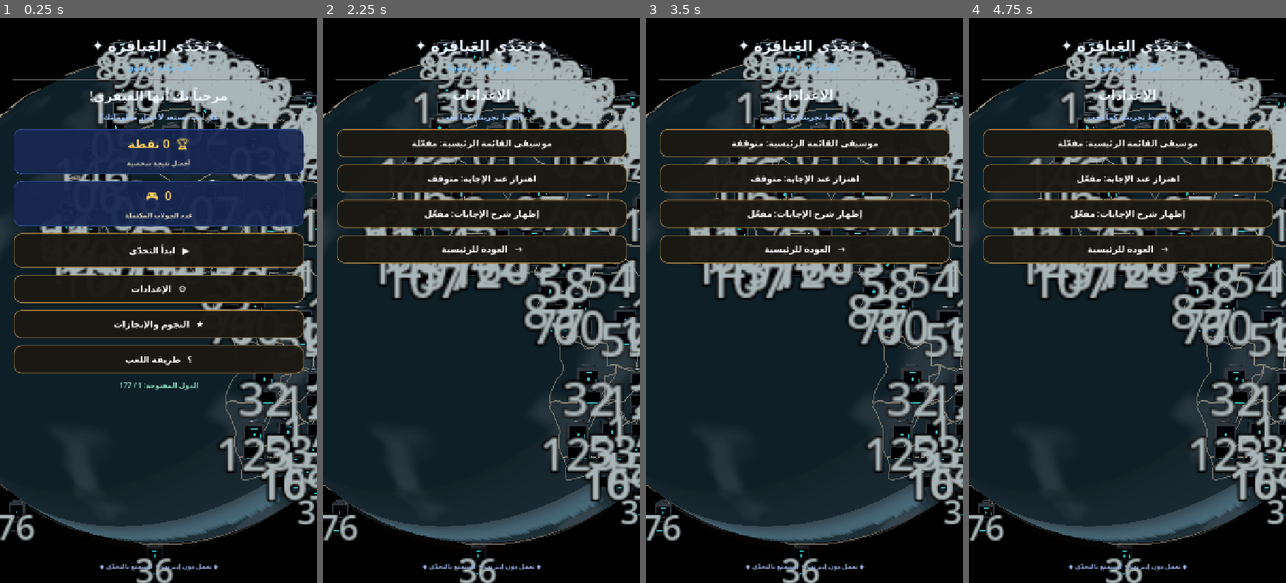
Above: before the commit, frames 1-4 (left to right).
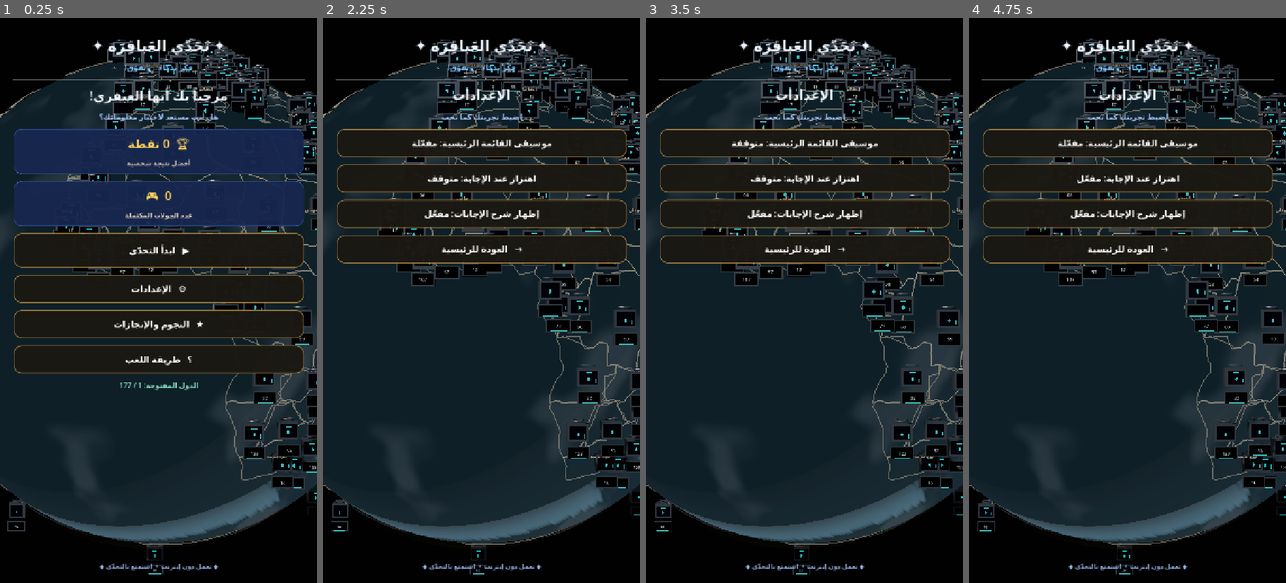
Above: after the commit, the same moments.

Repository: mahdialloui01-art/challenge-
Game: Godot game, scene res://scenes/main.tscn
The game is run twice, just before and just after one commit, with the same random seed, the same clock (stepped at 60 frames per second) and the same inputs.
Inputs:
- Up to frame 1 (0.25 s): no input
- Up to frame 2 (2.25 s): click "▶ ابدأ التحدّي" at 0.5 s; click "⌂ الرئيسية" at 1.25 s; click "⚙ الإعدادات" at 2 s
- Up to frame 3 (3.5 s): click "موسيقى القائمة الرئيسية: مفعّ…" at 2.75 s
- Up to frame 4 (4.75 s): click "موسيقى القائمة الرئيسية: متوق…" at 3.5 s; click "اهتزاز عند الإجابة: متوقف" at 4.25 s

The runs differ from the first frame. In frame 1, 13% of the frame differs, in the area x 0-100%, y 5-100%; in frame 2, 17%; in frame 3, 17%; in frame 4, 17%.

Commit message:
Fix globe sequence number scale and prevent label overlap

Diff:
--- a/scripts/world_globe.gd
+++ b/scripts/world_globe.gd
@@ -512,17 +512,17 @@
         var order_label := Label3D.new()
         order_label.name = "SequenceNumber"
         order_label.text = "%02d" % (route_index + 1)
-        order_label.font_size = 36
-        order_label.pixel_size = 0.0046
+        order_label.font_size = 22
+        order_label.pixel_size = 0.0018
         order_label.billboard = BaseMaterial3D.BILLBOARD_ENABLED
         order_label.no_depth_test = true
         order_label.shaded = false
         order_label.modulate = Color(0.92, 0.99, 1.0, 1.0)
-        order_label.outline_size = 7
+        order_label.outline_size = 3
         order_label.outline_modulate = Color(0.004, 0.018, 0.03, 1.0)
         order_label.position = Vector3(0.0, -0.172, 0.073)
-        # Counter-scale the number so it remains readable while the lock shrinks.
-        order_label.scale = Vector3.ONE * 2.4
+        # Keep the sequence number proportional to its compact metal plaque.
+        order_label.scale = Vector3.ONE
         order_label.horizontal_alignment = HORIZONTAL_ALIGNMENT_CENTER
         order_label.vertical_alignment = VERTICAL_ALIGNMENT_CENTER
         lock_root.add_child(order_label)
@@ -620,16 +620,35 @@
         if marker_visible:
             var camera_basis_local: Basis = global_transform.basis.inverse() * camera.global_transform.basis
             lock_label.basis = camera_basis_local
+    # Screen-space decluttering: keep lock markers, but never let sequence
+    # numbers overlap. Route order gives early destinations visual priority.
+    var accepted_number_positions: Array[Vector2] = []
+    var viewport_size := get_viewport().get_visible_rect().size
+    var min_number_gap := 46.0 if zoom_distance > 6.0 else (34.0 if zoom_distance > 4.8 else 25.0)
     for order_label in country_order_labels:
         if not is_instance_valid(order_label):
             continue
-        var route_index := int(order_label.get_meta("route_index", -1))
         var marker_root := order_label.get_parent() as Node3D
         if marker_root == null:
             order_label.visible = false
             continue
+        var world_position := marker_root.global_position
+        if camera.is_position_behind(world_position):
+            order_label.visible = false
+            continue
+        var screen_position := camera.unproject_position(world_position)
+        var on_screen := screen_position.x >= 8.0 and screen_position.y >= 8.0 and screen_position.x <= viewport_size.x - 8.0 and screen_position.y <= viewport_size.y - 8.0
         var normal := marker_root.position.normalized()
-        order_label.visible = normal.dot(camera_local.normalized()) > 0.12
+        var front_facing := normal.dot(camera_local.normalized()) > 0.12
+        var spaced := true
+        if on_screen and front_facing:
+            for accepted_position in accepted_number_positions:
+                if screen_position.distance_to(accepted_position) < min_number_gap:
+                    spaced = false
+                    break
+        order_label.visible = on_screen and front_facing and spaced
+        if order_label.visible:
+            accepted_number_positions.append(screen_position)
 
 func _create_earth_mesh(longitude_segments: int, latitude_segments: int, radius: float = GLOBE_RADIUS) -> ArrayMesh:
     var vertices := PackedVector3Array()
